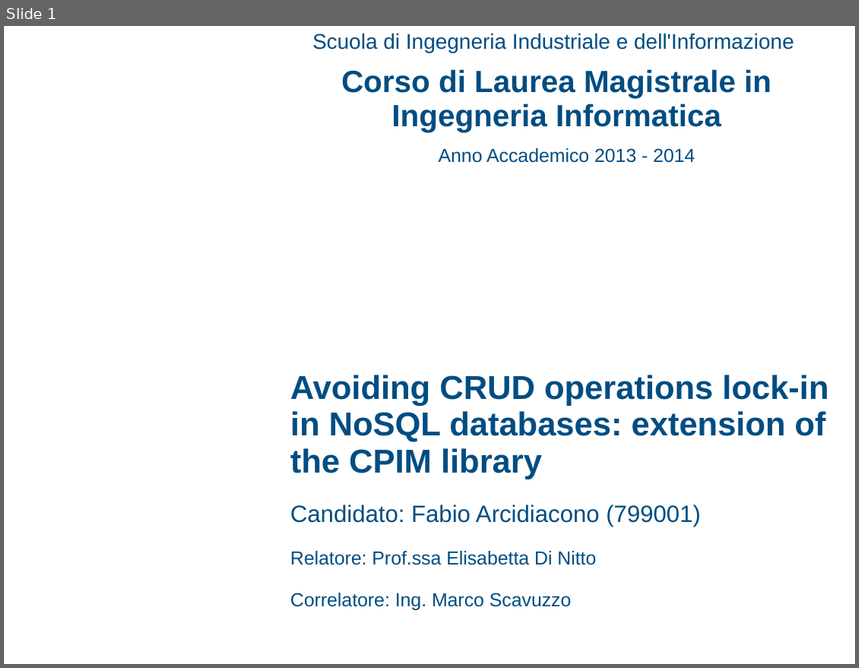
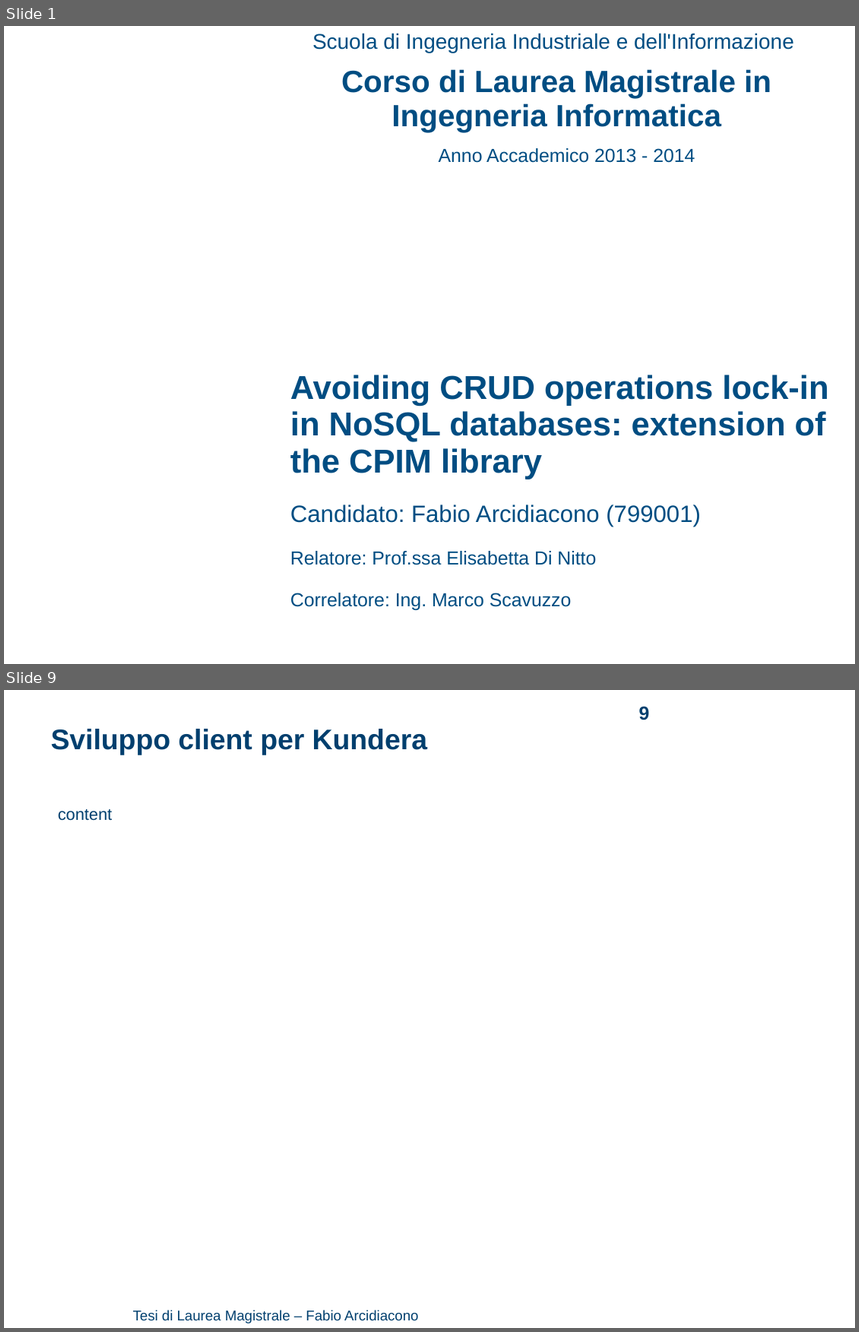
Before and after one commit to arci/thesis, a slide deck: presentation/ThesisPresentation.ppt. Shown one above the other, each under a label of ours: slide 1 before the commit, slides 1 and 9 after it; the slides between them are not shown. The pictures are 859x668 and 859x1332 pixels, drawn with LibreOffice and Linux fonts; fonts in the diff are those of the drawing; background and template pictures are left out. Boxes give left, top, right and bottom in pixels: in the first picture for what was removed or moved away, otherwise in the second. Text is boxed around its words. In the diff, an @@ line names an element or a change of style, - is before the commit and + after.

```diff
--- a/presentation/ThesisPresentation.ppt
+++ b/presentation/ThesisPresentation.ppt
@@ slide 9 added at [4, 690, 855, 1328], background #FFFFFF @@
@@ page number added at [639, 706, 650, 720], 16 pt, text #003F6E, bold @@
+9
@@ text added at [51, 729, 427, 755], 24 pt, text #003F6E, bold @@
+Sviluppo client per Kundera
@@ text added at [58, 809, 113, 821], 14 pt, text #003F6E @@
+content
@@ text added at [133, 1310, 418, 1324], 12 pt, text #003F6E @@
+Tesi di Laurea Magistrale – Fabio Arcidiacono
```
Also in this commit, not shown: 12 slides changed, 1 other slide added, 1 slide removed, 1 other file.
